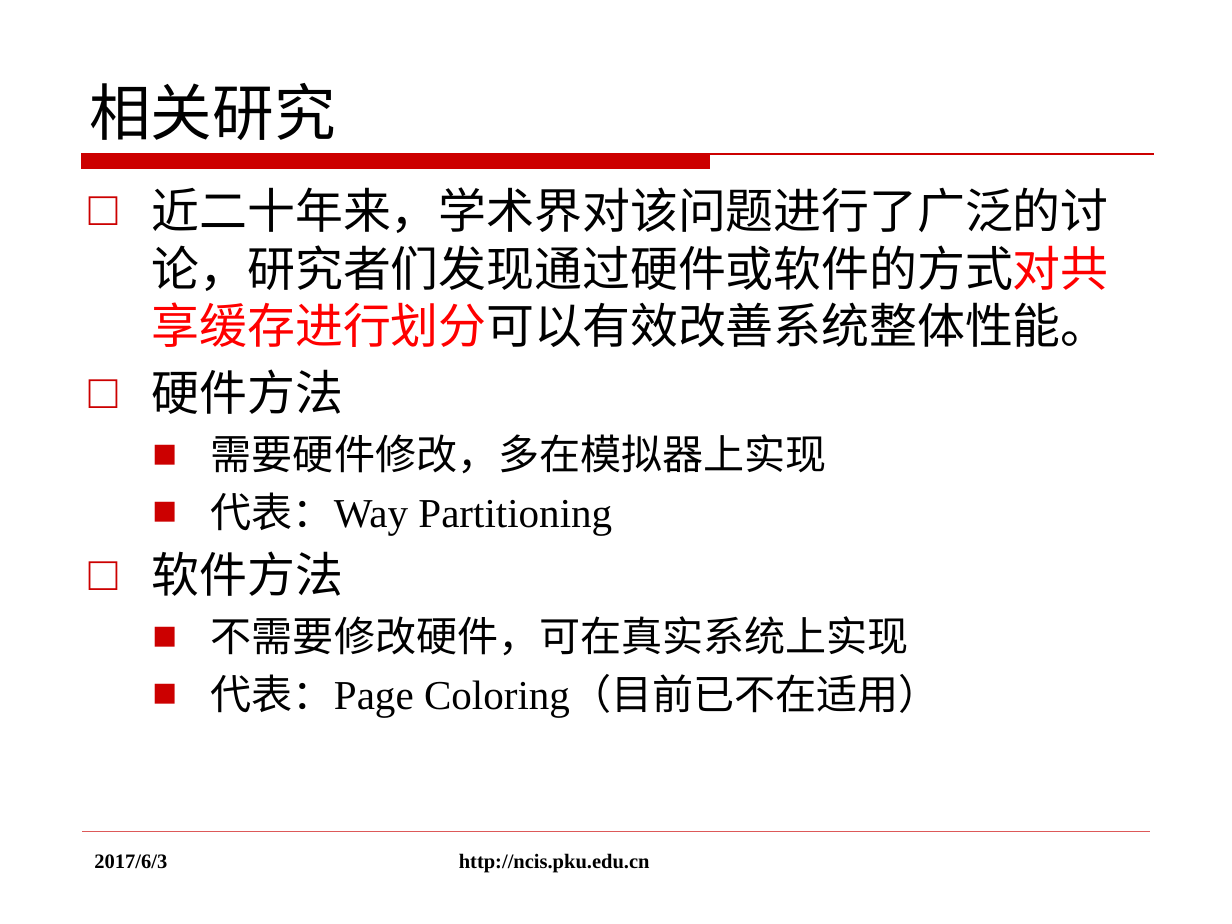
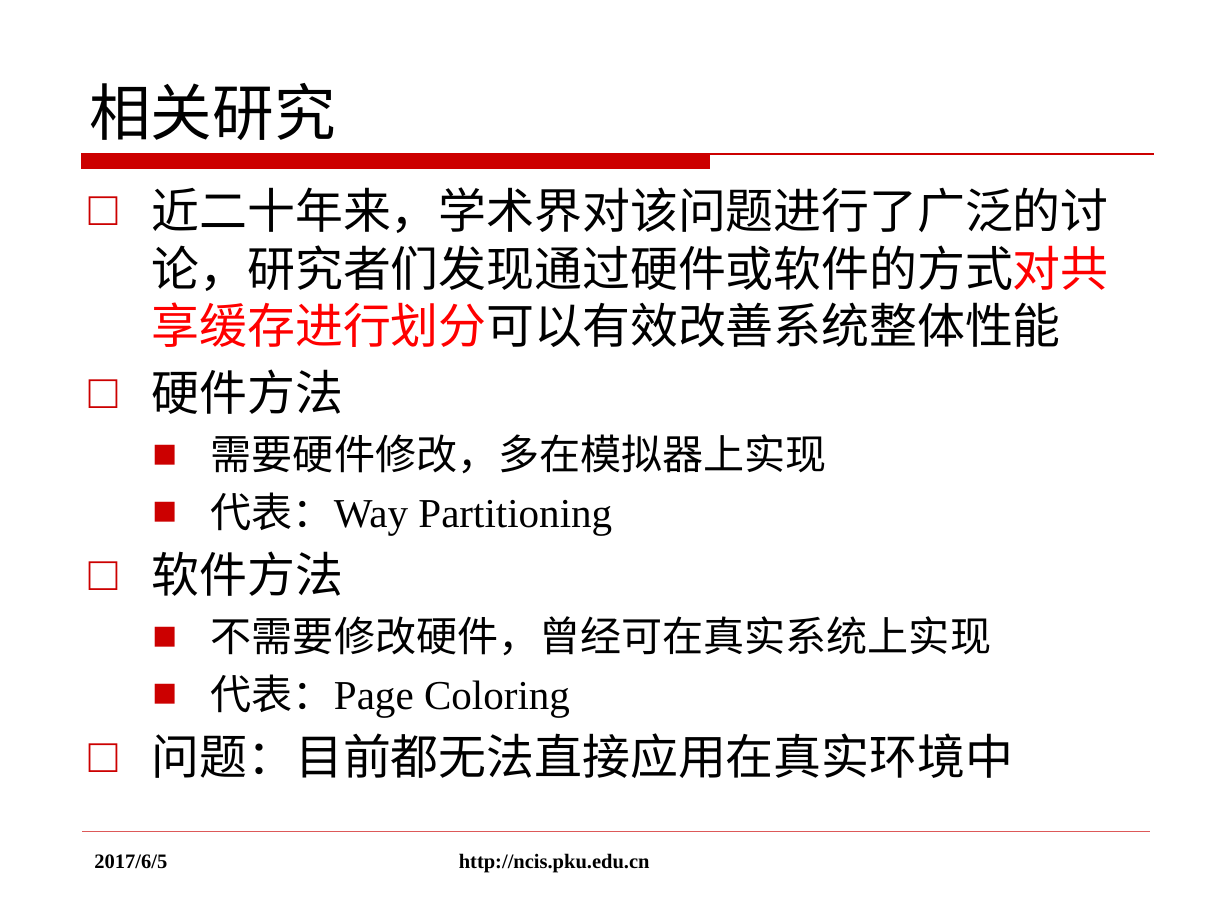
Before and after one commit to rogerhzh/thesis, a slide deck: slide 5 of 黄子翚答辩.pptx. Drawn at 1232x924 pixels with LibreOffice and Linux fonts; fonts in the diff are those of the drawing; background and template pictures are left out. Boxes give left, top, right and bottom in pixels: in the first picture for what was removed or moved away, otherwise in the second. Text is boxed around its words. In the diff, an @@ line names an element or a change of style, - is before the commit and + after.

Commit message:
ppt updated

```diff
--- a/黄子翚答辩.pptx
+++ b/黄子翚答辩.pptx
@@ text at (x1=152, y1=187, x2=1109, y2=347): text changed @@
-□ 近二十年来，学术界对该问题进行了广泛的讨论，研究者们发现通过硬件或软件的方式对共享缓存进行划分可以有效改善系统整体性能。
+□ 近二十年来，学术界对该问题进行了广泛的讨论，研究者们发现通过硬件或软件的方式对共享缓存进行划分可以有效改善系统整体性能
@@ text at (x1=152, y1=616, x2=1013, y2=778): text changed @@
-  ■ 不需要修改硬件，可在真实系统上实现
-  ■ 代表：Page Coloring（目前已不在适用）
+  ■ 不需要修改硬件，曾经可在真实系统上实现
+  ■ 代表：Page Coloring
+□ 问题：目前都无法直接应用在真实环境中
@@ text at (x1=94, y1=854, x2=167, y2=869): text changed @@
-2017/6/3
+2017/6/5
```
Also in this commit, not shown: 31 other slides changed, 1 slide added, 6 other files.
